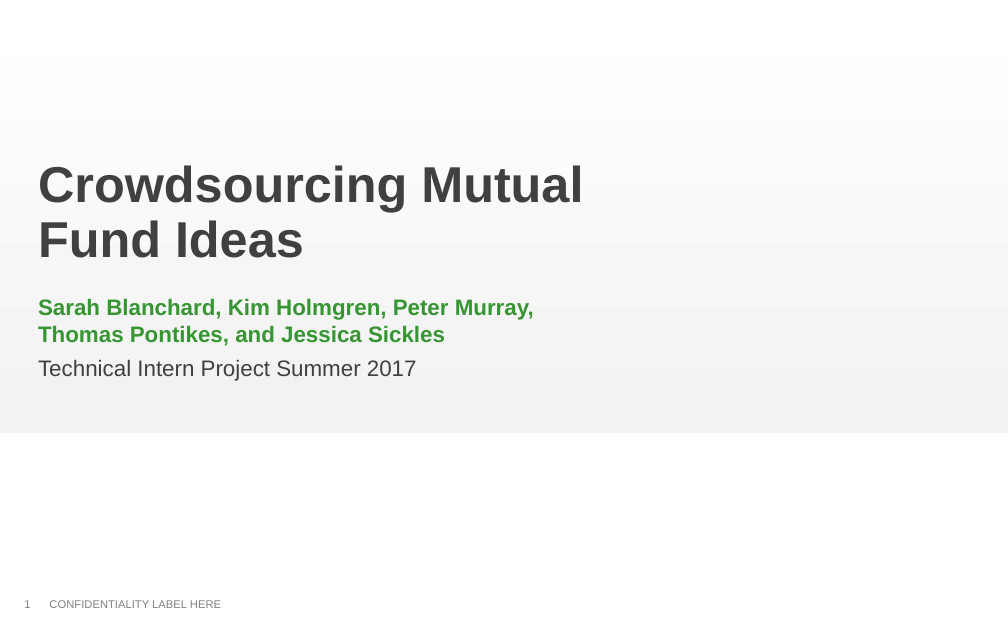
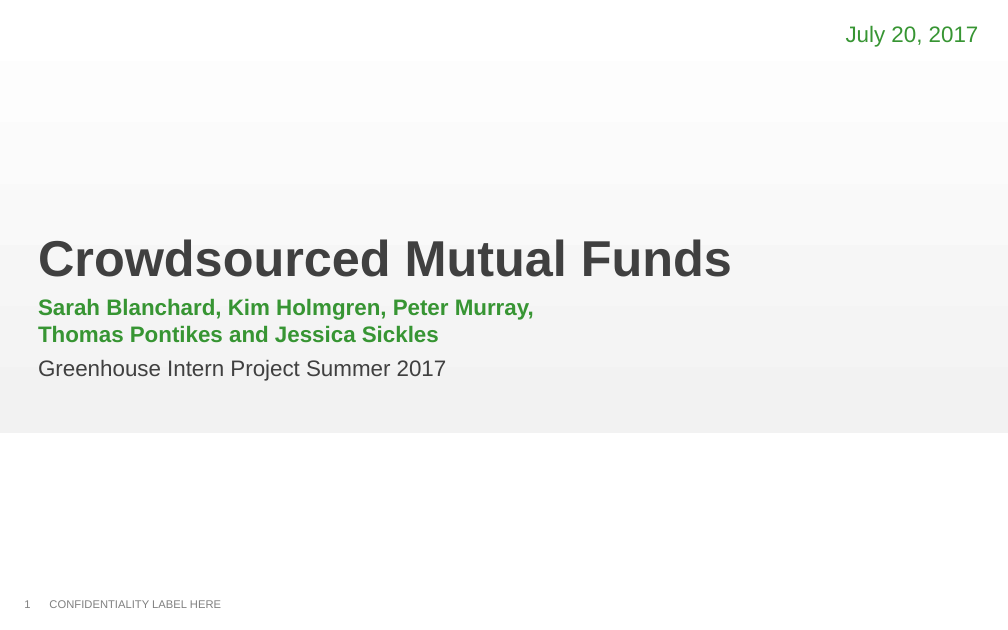
Before and after one commit to thomas-pontikes/greenhouse, a slide deck: slide 1 of CMF.pptx. Drawn at 1008x630 pixels with LibreOffice and Linux fonts; fonts in the diff are those of the drawing; background and template pictures are left out. Boxes give left, top, right and bottom in pixels: in the first picture for what was removed or moved away, otherwise in the second. Text is boxed around its words. In the diff, an @@ line names an element or a change of style, - is before the commit and + after.

```diff
--- a/CMF.pptx
+++ b/CMF.pptx
@@ text added at [846, 25, 979, 47], 16 pt, text #379533 @@
+July 20, 2017
@@ title at [38, 239, 732, 277]: text changed @@
-Crowdsourcing Mutual Fund Ideas
+Crowdsourced Mutual Funds
@@ text at [38, 298, 534, 343]: text changed @@
-Sarah Blanchard, Kim Holmgren, Peter Murray, Thomas Pontikes, and Jessica Sickles
+Sarah Blanchard, Kim Holmgren, Peter Murray, Thomas Pontikes and Jessica Sickles
@@ text at [38, 360, 447, 381]: text changed @@
-Technical Intern Project Summer 2017
+Greenhouse Intern Project Summer 2017
```
Also in this commit, not shown: 4 other slides changed, 5 slides added, 22 slides removed.
